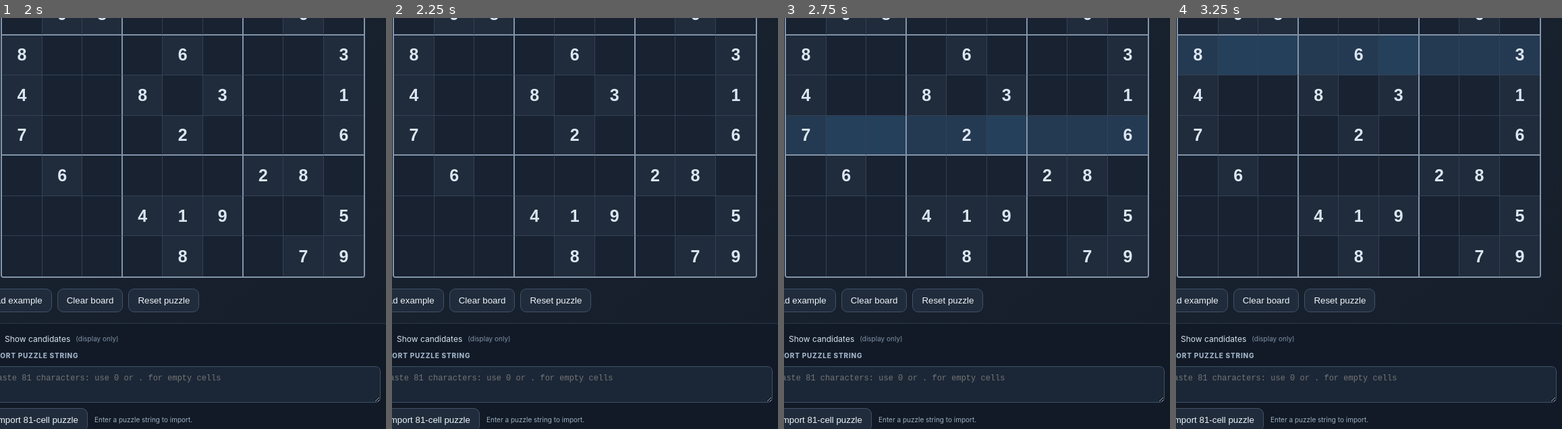
Above: before the commit, frames 1-4 (left to right).
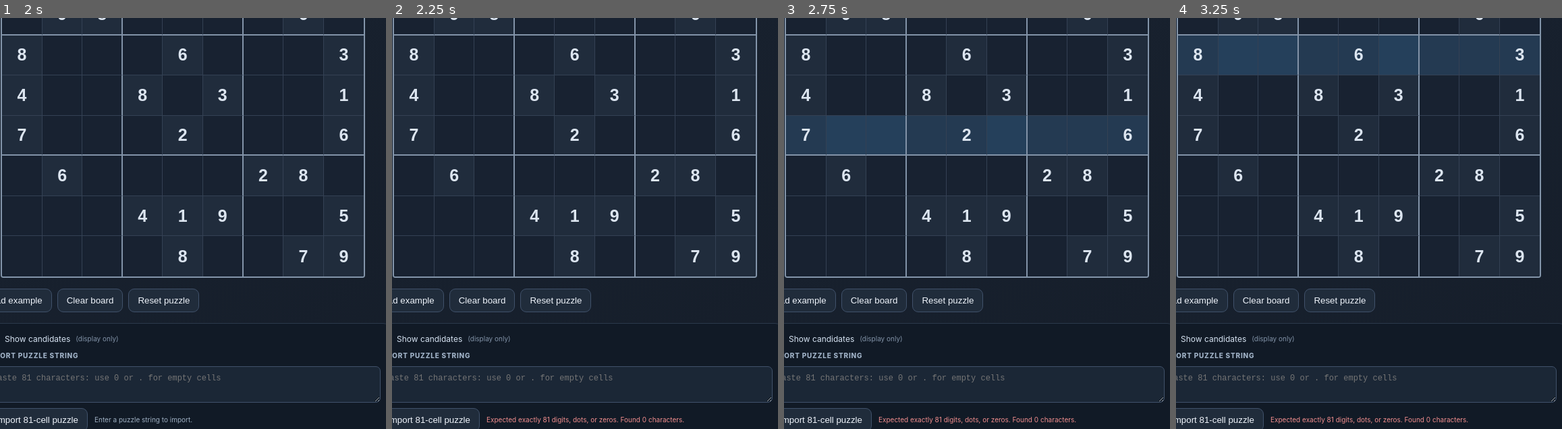
Above: after the commit, the same moments.

Repository: emac75camera/Sudoku-Visualizer
Game: browser game, page index.html
The game is run twice, just before and just after one commit, with the same random seed, the same clock (stepped at 60 frames per second) and the same inputs.
Inputs:
- Up to frame 1 (2 s): click "▶ Play" at 0.27 s; hold Right 1.03-1.53 s; tap Space at 1.1, 1.6 s; hold Left from 1.58 s (still down)
- Up to frame 2 (2.25 s): click "Import 81-cell puzzle" at 2.02 s; tap Space at 2.1 s; release Left at 2.15 s; hold Right from 2.2 s (still down)
- Up to frame 3 (2.75 s): keep holding Right; tap Enter at 2.52 s; tap Space at 2.6 s
- Up to frame 4 (3.25 s): release Right at 2.87 s; hold Left from 2.92 s (still down); tap Space at 3.1 s
The pictures show only the part of the screen within x 6-56%, y 40-90%; the shares and areas given below are measured in that part.

Frame 1 is identical in both runs. In frame 2, 0.4% of the frame differs, in the area x 24-76%, y 97-99%; in frame 3, 0.4%; in frame 4, 0.4%.

Commit message:
Release v1.2: puzzle import and candidate overlay

Diff:
--- a/app.js
+++ b/app.js
@@ -23,10 +23,12 @@
   let selectedCell = null;
   let timer = null;
   let speed = 1;
+  let showCandidates = false;
 
   function clone(grid) { return grid.map(row => row.slice()); }
   function same(a, b) { return JSON.stringify(a) === JSON.stringify(b); }
   function countFilled(grid) { return grid.flat().filter(Boolean).length; }
+  function candidatesFor(grid, r, c) { return [1,2,3,4,5,6,7,8,9].filter(n => legal(grid,r,c,n)); }
   function unitName(type, n) {
     return type === "row" ? `row ${n + 1}` : type === "column" ? `column ${n + 1}` : `box ${Math.floor(n / 3) * 3 + 1}–${Math.floor(n / 3) * 3 + 3}`;
   }
@@ -121,7 +123,15 @@
       if (focusSet.has(idx)) cell.classList.add("candidate");
       if (s.placement && s.placement[0]===r && s.placement[1]===c) cell.classList.add("focus");
       if (selectedCell && selectedCell[0]===r && selectedCell[1]===c) cell.classList.add("selected");
-      cell.textContent=board[r][c] || "";
+      if (board[r][c]) {
+        cell.innerHTML = '<span class="cell-value">' + board[r][c] + '</span>';
+      } else if (showCandidates) {
+        const nums = candidatesFor(board,r,c);
+        cell.innerHTML = '<span class="candidate-grid">' + [1,2,3,4,5,6,7,8,9].map(n => '<span>' + (nums.includes(n)?n:'') + '</span>').join('') + '</span>';
+        cell.setAttribute("aria-label", 'Row ' + (r+1) + ', column ' + (c+1) + ', empty, candidates ' + (nums.join(", ") || "none"));
+      } else {
+        cell.textContent = "";
+      }
       cell.addEventListener("click",()=>{selectedCell=[r,c];render();});
       boardEl.appendChild(cell);
     }
@@ -168,6 +178,28 @@
     puzzle=candidate; rebuild();
   }
 
+  $("candidateToggle").addEventListener("change",e=>{showCandidates=e.target.checked;render();});
+  $("importBtn").addEventListener("click",()=>{
+    const raw=$("puzzleString").value.trim();
+    const compact=raw.replace(/[\\s|,;]+/g,"");
+    const status=$("importStatus");
+    if(!/^[0-9.]{81}$/.test(compact)){
+      status.textContent="Expected exactly 81 digits, dots, or zeros. Found "+compact.length+" characters.";
+      status.className="import-status error";
+      return;
+    }
+    const grid=Array.from({length:9},(_,r)=>Array.from({length:9},(_,c)=>{
+      const ch=compact[r*9+c]; return ch==="."||ch==="0"?0:Number(ch);
+    }));
+    if(!validPuzzle(clone(grid))){
+      status.textContent="This puzzle has a duplicate in a row, column, or 3×3 box.";
+      status.className="import-status error";
+      return;
+    }
+    loadGrid(grid);
+    status.textContent="Puzzle imported successfully.";
+    status.className="import-status success";
+  });
   $("sampleBtn").addEventListener("click",()=>loadGrid(EXAMPLE));
   $("clearBtn").addEventListener("click",()=>loadGrid(Array.from({length:9},()=>Array(9).fill(0))));
   $("resetBtn").addEventListener("click",()=>{puzzle=clone(EXAMPLE);given=EXAMPLE.map(row=>row.map(n=>n!==0));selectedCell=null;rebuild();});
